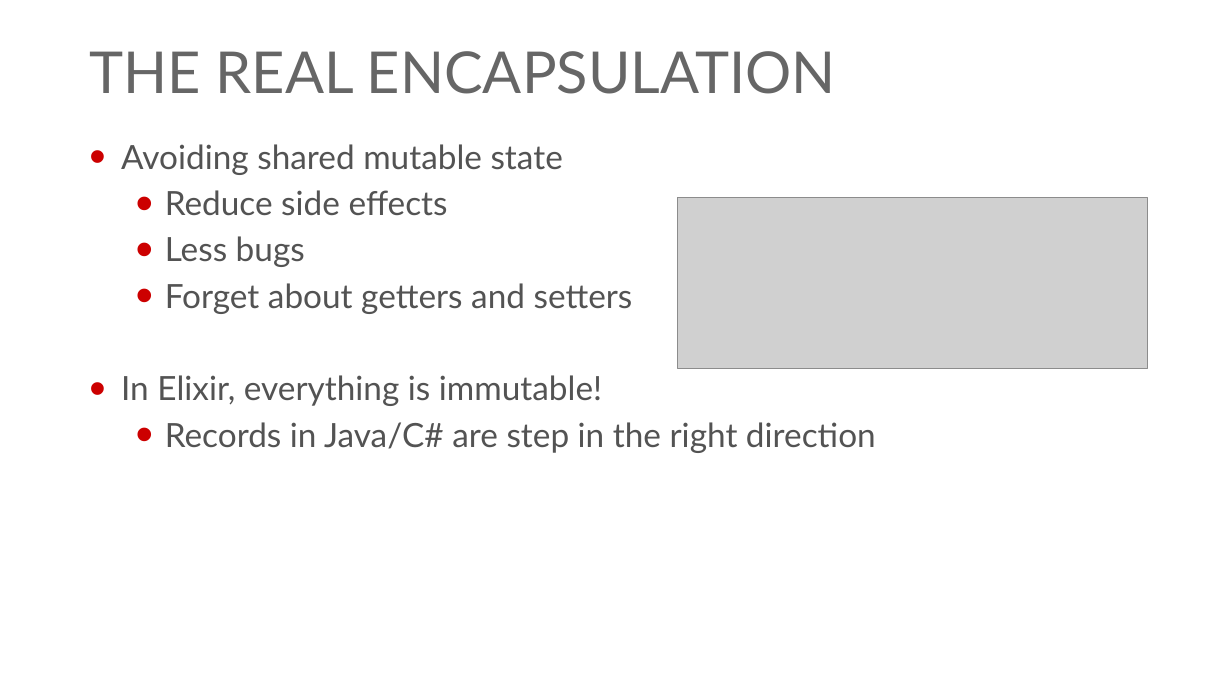
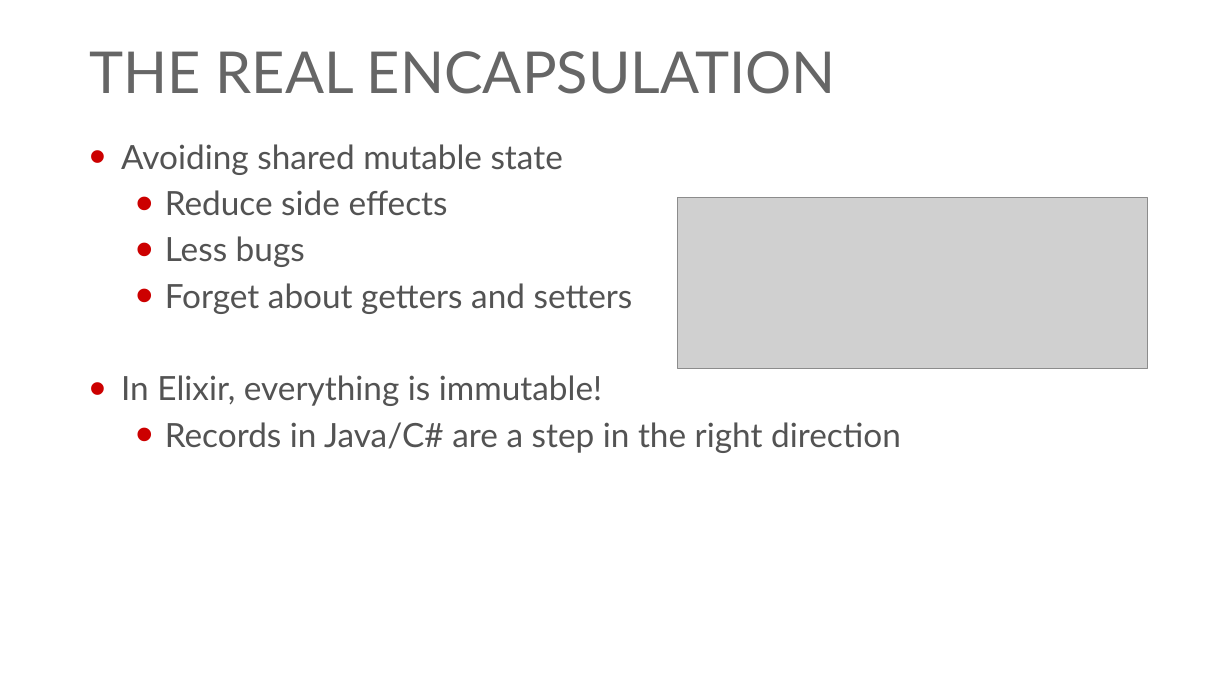
Before and after one commit to georgiyolovski/elixir-tech-talk, a slide deck: slide 9 of Elixir Tech Talk.pptx. Drawn at 1232x693 pixels with LibreOffice and Linux fonts; fonts in the diff are those of the drawing; grey boxes stand for pictures; background and template pictures are left out. Boxes give left, top, right and bottom in pixels: in the first picture for what was removed or moved away, otherwise in the second. Text is boxed around its words. In the diff, an @@ line names an element or a change of style, - is before the commit and + after.

```diff
--- a/Elixir Tech Talk.pptx
+++ b/Elixir Tech Talk.pptx
@@ text at (x1=165, y1=422, x2=901, y2=453): text changed @@
-  • Records in Java/C# are step in the right direction
+  • Records in Java/C# are a step in the right direction
```
Also in this commit, not shown: 7 other slides changed, 2 slides added.
